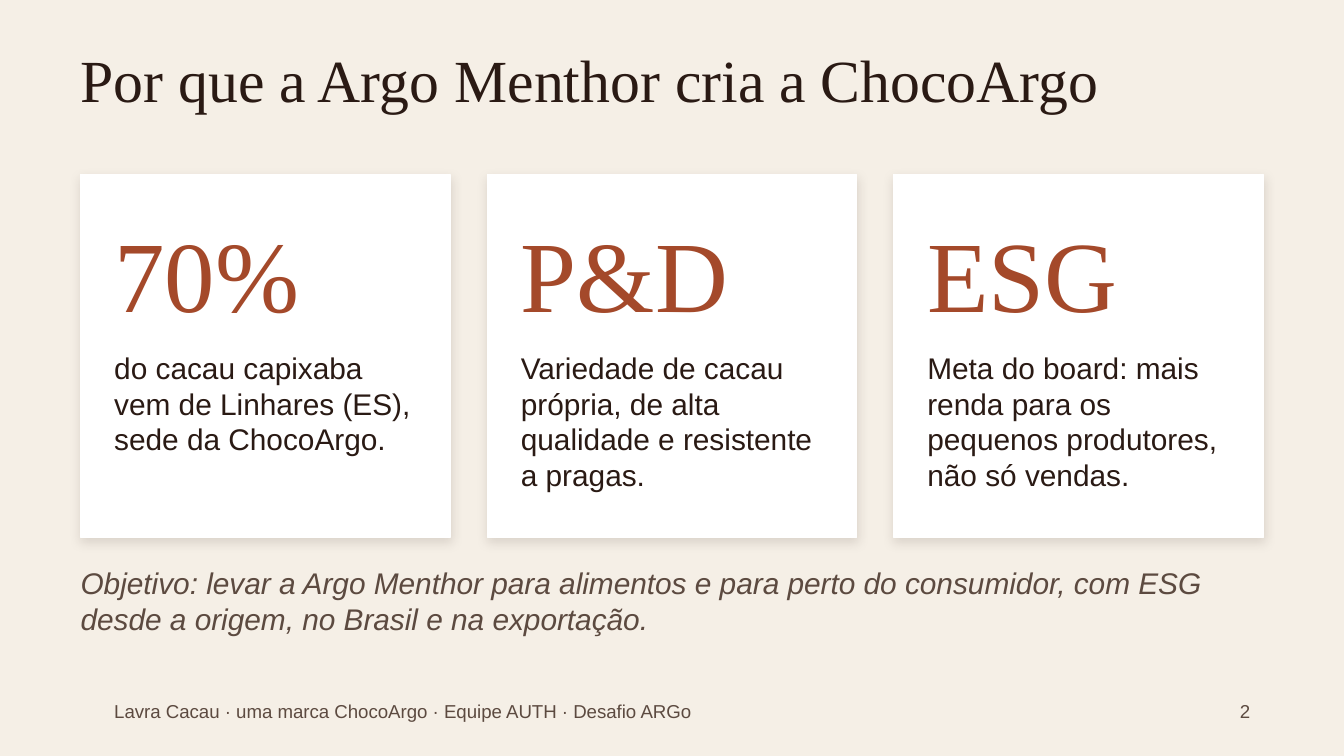
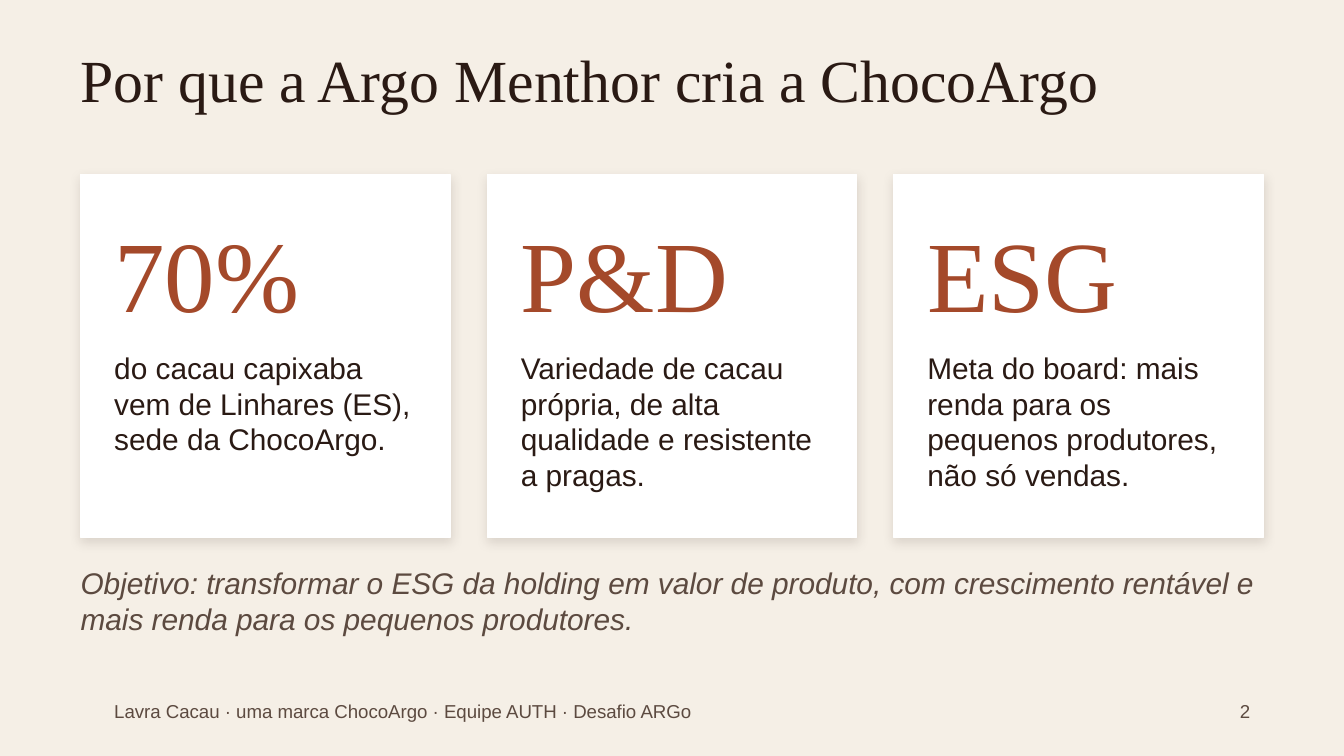
Before and after one commit to Equipe-Auth/auth-portfolio, a slide deck: slide 2 of lavra/Lavra-Cacau-Apresentacao-AUTH.pptx. Drawn at 1344x756 pixels with LibreOffice and Linux fonts; fonts in the diff are those of the drawing; background and template pictures are left out. Boxes give left, top, right and bottom in pixels: in the first picture for what was removed or moved away, otherwise in the second. Text is boxed around its words. In the diff, an @@ line names an element or a change of style, - is before the commit and + after.

```diff
--- a/lavra/Lavra-Cacau-Apresentacao-AUTH.pptx
+++ b/lavra/Lavra-Cacau-Apresentacao-AUTH.pptx
@@ text at <box>81,572,1254,635</box>: text changed @@
-Objetivo: levar a Argo Menthor para alimentos e para perto do consumidor, com ESG desde a origem, no Brasil e na exportação.
+Objetivo: transformar o ESG da holding em valor de produto, com crescimento rentável e mais renda para os pequenos produtores.
```
Also in this commit, not shown: 5 other slides changed, 2 other files.
